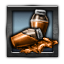
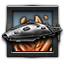
Two versions of the same layered image (64x64). Layer-by-layer changes:
added layer "Dauntless" above "Layer 23" over box(0, 19, 64, 44)
added layer "fire" above "SPICE" over box(13, 12, 52, 51)
hid group "SPICE" (1st of 2) (20 layers) over box(0, 7, 64, 56)